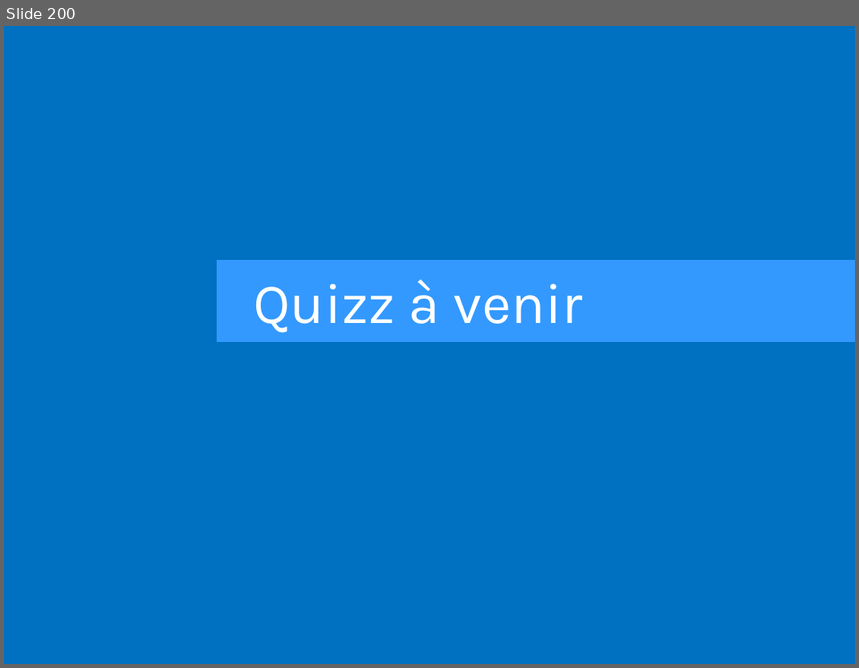
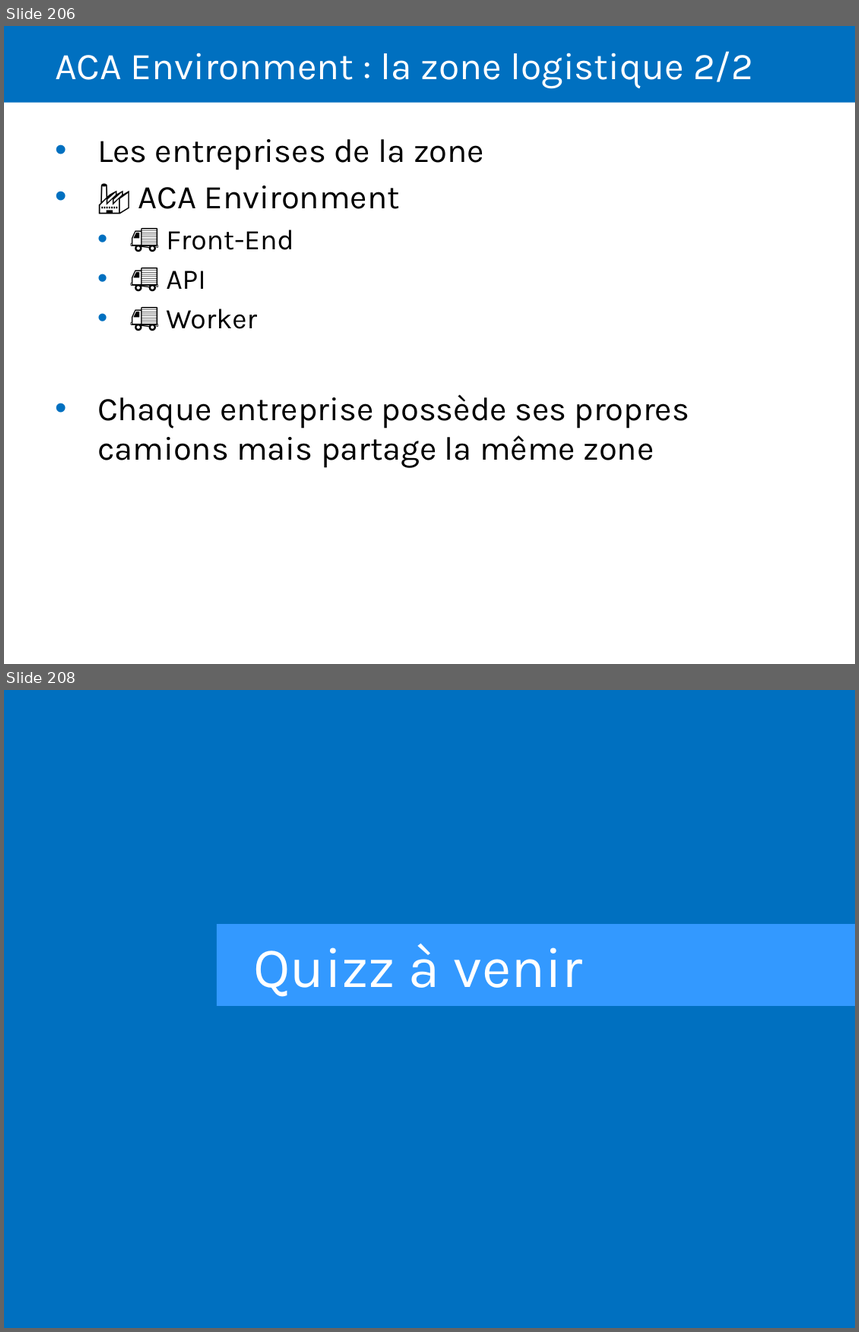
Before and after one commit to Sybaris-Classroom/az-204, a slide deck: Quiz/Quiz.pptx. Shown one above the other, each under a label of ours: slide 200 before the commit, slides 206 and 208 after it; the slides between them are not shown. The pictures are 859x668 and 859x1332 pixels, drawn with LibreOffice and Linux fonts; fonts in the diff are those of the drawing. Boxes give left, top, right and bottom in pixels: in the first picture for what was removed or moved away, otherwise in the second. Text is boxed around its words. In the diff, an @@ line names an element or a change of style, - is before the commit and + after.

```diff
--- a/Quiz/Quiz.pptx
+++ b/Quiz/Quiz.pptx
@@ slide 206 added at [4,26,855,664], background #FFFFFF @@
@@ rectangle added at [4,26,855,103], fill #0070C0 @@
@@ title added at [55,51,753,88], 32 pt, text #FFFFFF @@
+ACA Environment : la zone logistique 2/2
@@ text added at [97,139,690,468], 28 pt, text #000000 @@
+• Les entreprises de la zone
+• 🏭 ACA Environment
+  • 🚚 Front-End
+  • 🚚 API
+  • 🚚 Worker
+• Chaque entreprise possède ses propres camions mais partage la même zone
@@ what was slide 200 is now slide 208 @@
```
Also in this commit, not shown: 7 other slides added, 31 other files.
